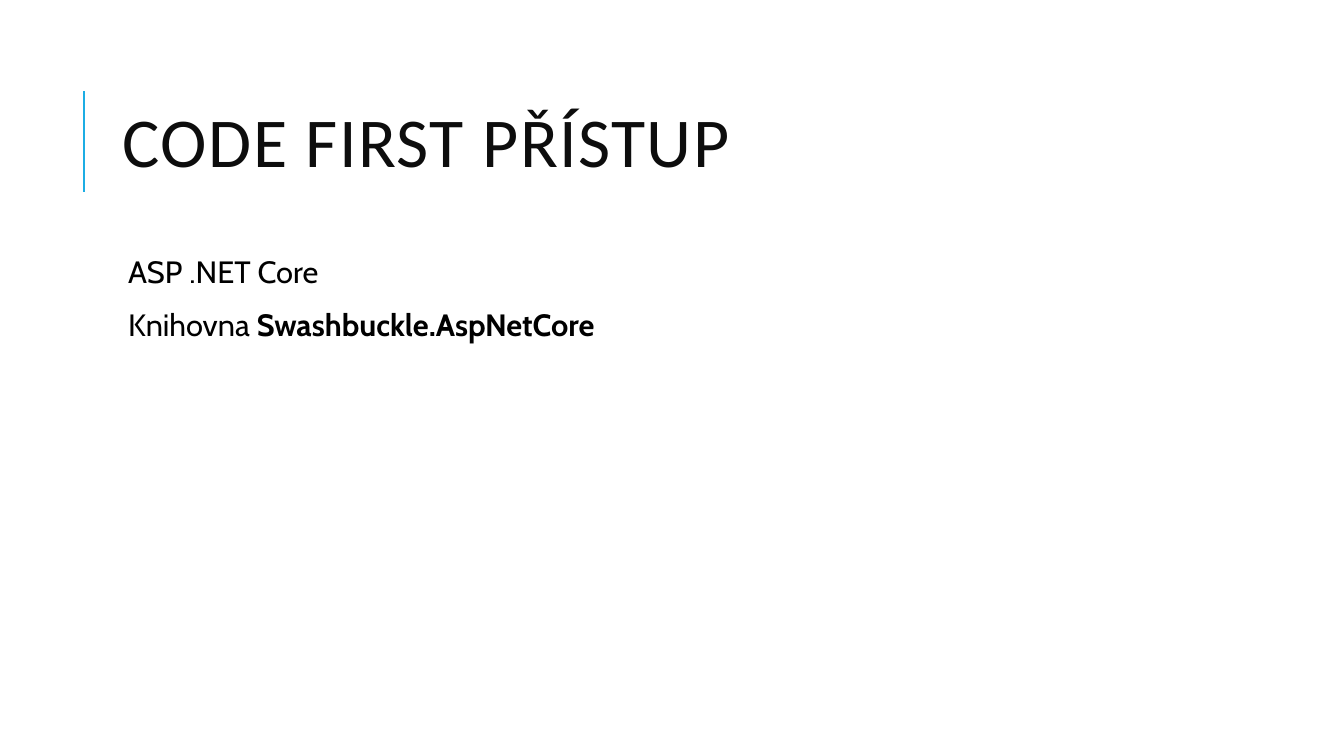
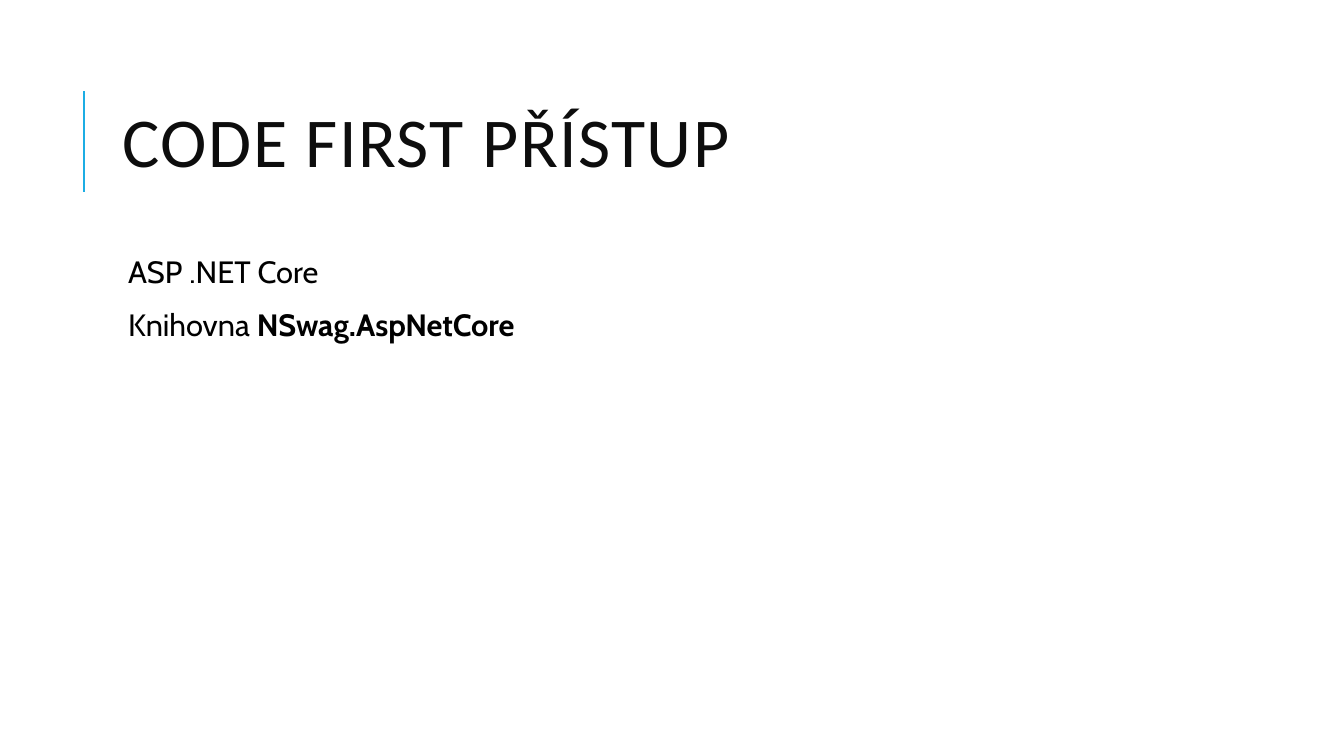
Before and after one commit to jasho/pv239-maui, a slide deck: slide 6 of 06_API/PV239-Xamarin-06_API.pptx. Drawn at 1344x756 pixels with LibreOffice and Linux fonts; fonts in the diff are those of the drawing. Boxes give left, top, right and bottom in pixels: in the first picture for what was removed or moved away, otherwise in the second. Text is boxed around its words. In the diff, an @@ line names an element or a change of style, - is before the commit and + after.

Commit message:
Lab 06 - Switched working with OpenAPI from Swashbuckle/AutoRest to NSwag. Added NSwagStudio configuration file. Updated presentation. Lab 05 - Added resource dictionaries

```diff
--- a/06_API/PV239-Xamarin-06_API.pptx
+++ b/06_API/PV239-Xamarin-06_API.pptx
@@ text at (128, 313, 515, 343): text changed @@
-  Knihovna Swashbuckle.AspNetCore
+  Knihovna NSwag.AspNetCore
```
Also in this commit, not shown: 4 other slides changed, 1 slide added, 1 slide removed, 36 other files.
